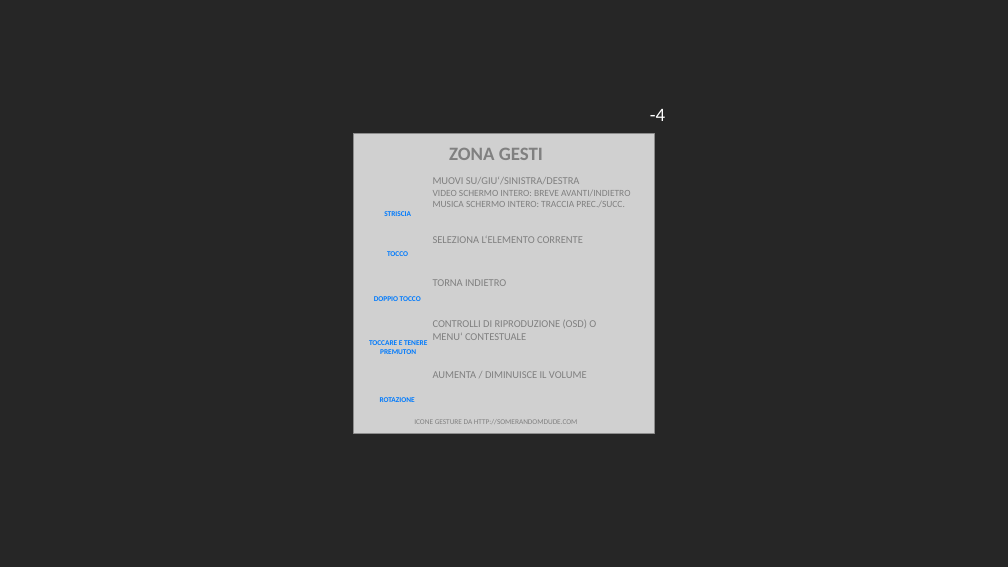
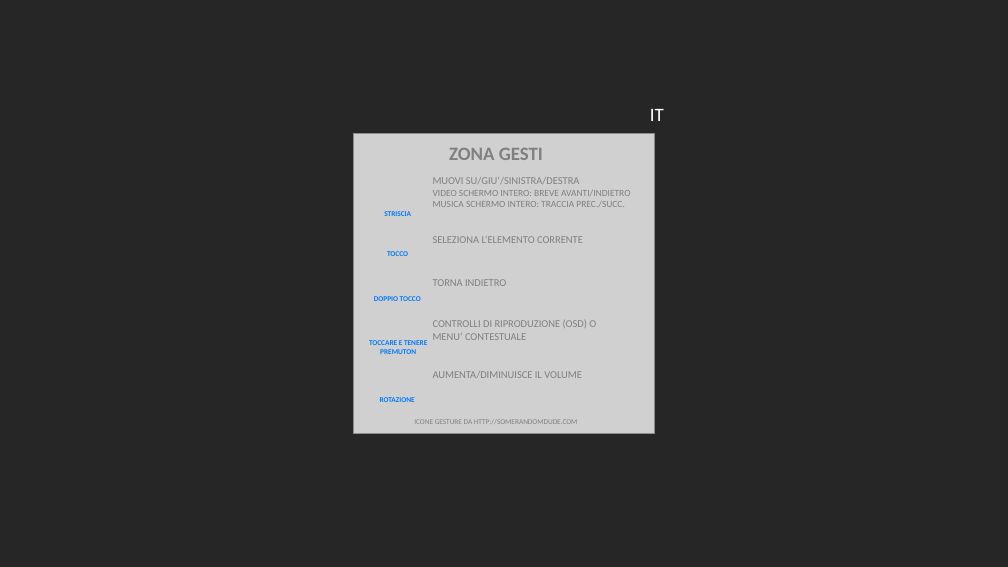
Before and after one commit to xbmc/Official-Kodi-Remote-iOS, a slide deck: slide 7 of templates/template_remote_gesture_help.pptx. Drawn at 1008x567 pixels with LibreOffice and Linux fonts; fonts in the diff are those of the drawing; grey boxes stand for pictures. Boxes give left, top, right and bottom in pixels: in the first picture for what was removed or moved away, otherwise in the second. Text is boxed around its words. In the diff, an @@ line names an element or a change of style, - is before the commit and + after.

```diff
--- a/templates/template_remote_gesture_help.pptx
+++ b/templates/template_remote_gesture_help.pptx
@@ text at (x1=650, y1=109, x2=664, y2=121): text changed @@
--4
+IT
@@ text at (x1=433, y1=371, x2=582, y2=378): spaces changed @@
-AUMENTA / DIMINUISCE IL VOLUME
+AUMENTA/DIMINUISCE IL VOLUME
```
Also in this commit, not shown: 8 other slides changed, 6 slides added, 1 slide removed, 1 other file.
